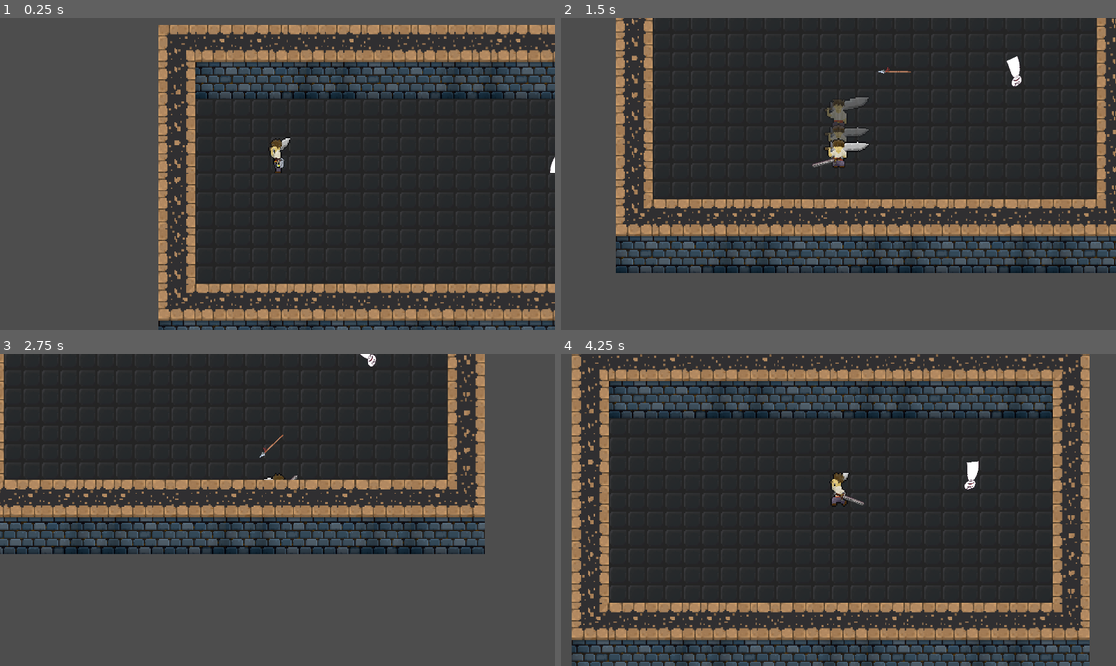
Above: before the commit, frames 1-4 (two rows, left to right).
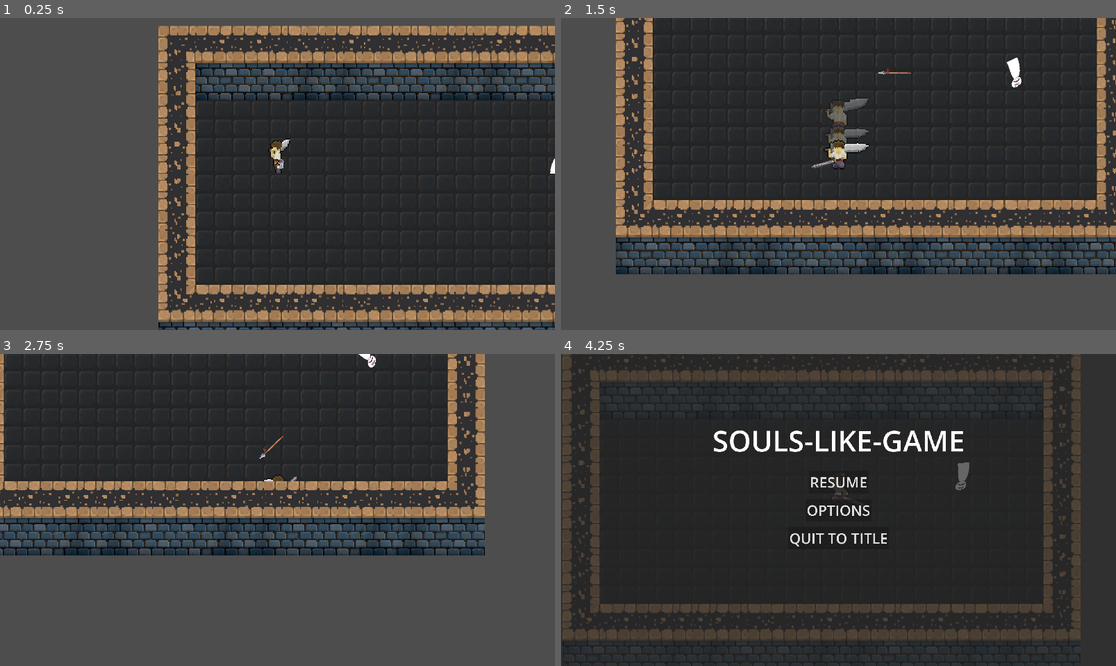
Above: after the commit, the same moments.

Repository: yeahright03/souls-like-game
Game: Godot game, scene res://scenes/game.tscn
Two runs of this game, one before a commit and one after it. Both use one fixed random seed, a clock stepped at 60 frames per second and the inputs below.
Inputs (mouse positions are in pixels of both pictures, inside the frame that each line leads up to):
- Up to frame 1 (0.25 s): no input
- Up to frame 2 (1.5 s): move the mouse to (960, 158) at 0.52 s; hold D (moveRight) 0.53-1.28 s; tap Q (weaponSwitch) at 0.6 s; move the mouse to (727, 189) at 1.27 s; hold S (moveDown) from 1.28 s (still down); tap Shift (moveDodge) at 1.35 s
- Up to frame 3 (2.75 s): tap Q (weaponSwitch) at 1.55, 2.3 s; move the mouse to (333, 441) at 2.02 s; release S (moveDown) at 2.03 s; hold D (moveRight) from 2.03 s (still down); click (333, 441) at 2.1 s
- Up to frame 4 (4.25 s): move the mouse to (810, 572) at 2.77 s; release D (moveRight) at 2.78 s; hold W (moveUp) 2.78-3.53 s; tap Q (weaponSwitch) at 2.85, 3.6 s; move the mouse to (1005, 556) at 3.52 s; hold A (moveLeft) from 3.53 s (still down); tap Escape (pause, bound only after the commit) at 4.15 s

The runs differ from the first frame. In frame 1, 7.6% of the frame differs, in the area x 28-100%, y 2-100%; in frame 2, 6.7%; in frame 3, 5.8%; in frame 4, 38%, in the area x 0-100%, y 0-100%.

Commit message:
added additional menus
finished main menu
added pause screen
added death screen

Diff:
--- a/project.godot
+++ b/project.godot
@@ -70,6 +70,11 @@
 "events": [Object(InputEventKey,"resource_local_to_scene":false,"resource_name":"","device":-1,"window_id":0,"alt_press …(192 unchanged characters)…
 ]
 }
+pause={
+"deadzone": 0.2,
+"events": [Object(InputEventKey,"resource_local_to_scene":false,"resource_name":"","device":-1,"window_id":0,"alt_pressed":false,"shift_pressed":false,"ctrl_pressed":false,"meta_pressed":false,"pressed":false,"keycode":0,"physical_keycode":4194305,"key_label":0,"unicode":0,"location":0,"echo":false,"script":null)
+]
+}
 
 [layer_names]
 
--- /dev/null
+++ b/scenes/deathScreen.tscn
@@ -0,0 +1,73 @@
+[gd_scene load_steps=3 format=3 uid="uid://b7a3s6l15lyoa"]
+
+[ext_resource type="Script" uid="uid://cm8xjhhf0umrt" path="res://scripts/deathScreen.gd" id="1_w4kr5"]
+[ext_resource type="Theme" uid="uid://fr7avvb72bgd" path="res://ui themes/pauseMenu.tres" id="2_d1fl2"]
+
+[node name="deathScreen" type="Control"]
+process_mode = 3
+layout_mode = 3
+anchors_preset = 15
+anchor_right = 1.0
+anchor_bottom = 1.0
+grow_horizontal = 2
+grow_vertical = 2
+script = ExtResource("1_w4kr5")
+
+[node name="ColorRect" type="ColorRect" parent="."]
+custom_minimum_size = Vector2(1920, 1080)
+layout_mode = 1
+anchors_preset = 15
+anchor_right = 1.0
+anchor_bottom = 1.0
+grow_horizontal = 2
+grow_vertical = 2
+color = Color(0, 0, 0, 0.596078)
+
+[node name="CenterContainer" type="CenterContainer" parent="."]
+layout_mode = 1
+anchors_preset = 15
+anchor_right = 1.0
+anchor_bottom = 1.0
+grow_horizontal = 2
+grow_vertical = 2
+
+[node name="VBoxContainer" type="VBoxContainer" parent="CenterContainer"]
+layout_mode = 2
+theme = ExtResource("2_d1fl2")
+
+[node name="repawn" type="Button" parent="CenterContainer/VBoxContainer"]
+layout_mode = 2
+size_flags_horizontal = 4
+size_flags_vertical = 6
+tooltip_text = "Press this to, you know.. resume the game."
+text = "RESPAWN"
+metadata/_edit_use_anchors_ = true
+
+[node name="quit" type="Button" parent="CenterContainer/VBoxContainer"]
+layout_mode = 2
+size_flags_horizontal = 4
+size_flags_vertical = 6
+tooltip_text = "Wow, is it that boring?"
+text = "QUIT TO TITLE
+"
+metadata/_edit_use_anchors_ = true
+
+[node name="CenterContainer2" type="CenterContainer" parent="."]
+layout_mode = 1
+anchors_preset = 15
+anchor_right = 1.0
+anchor_bottom = 1.0
+offset_bottom = -482.0
+grow_horizontal = 2
+grow_vertical = 2
+
+[node name="VBoxContainer" type="VBoxContainer" parent="CenterContainer2"]
+layout_mode = 2
+
+[node name="Label" type="Label" parent="CenterContainer2/VBoxContainer"]
+layout_mode = 2
+theme = ExtResource("2_d1fl2")
+text = "YOU DIED"
+
+[connection signal="pressed" from="CenterContainer/VBoxContainer/repawn" to="." method="_on_repawn_pressed"]
+[connection signal="pressed" from="CenterContainer/VBoxContainer/quit" to="." method="_on_quit_pressed"]
--- a/scenes/game.tscn
+++ b/scenes/game.tscn
@@ -1,8 +1,11 @@
-[gd_scene load_steps=6 format=4 uid="uid://c28hykosgx7lb"]
+[gd_scene load_steps=9 format=4 uid="uid://c28hykosgx7lb"]
 
+[ext_resource type="Script" uid="uid://clomcw67bw0t7" path="res://scripts/game.gd" id="1_lbhrr"]
 [ext_resource type="Texture2D" uid="uid://b4h5l6t5tfemn" path="res://textures/main_tileset_texture_a.png" id="1_yqjtg"]
 [ext_resource type="PackedScene" uid="uid://ckm8i43n1sbin" path="res://player/player.tscn" id="2_lnu2h"]
 [ext_resource type="PackedScene" uid="uid://w16dfs1sr6m6" path="res://scenes/generic_enemy.tscn" id="3_lnu2h"]
+[ext_resource type="PackedScene" uid="uid://dpm71c1c0vl0n" path="res://scenes/pauseMenu.tscn" id="4_lbhrr"]
+[ext_resource type="PackedScene" uid="uid://b7a3s6l15lyoa" path="res://scenes/deathScreen.tscn" id="5_p57ef"]
 
 [sub_resource type="TileSetAtlasSource" id="TileSetAtlasSource_lnu2h"]
 texture = ExtResource("1_yqjtg")
@@ -1141,6 +1144,7 @@
 sources/0 = SubResource("TileSetAtlasSource_lnu2h")
 
 [node name="game" type="Node2D"]
+script = ExtResource("1_lbhrr")
 
 [node name="TileMapLayer" type="TileMapLayer" parent="."]
 tile_map_data = PackedByteArray("AAAAAAcAAAANACUAAAD//wcAAAANACUAAAD//wYAAAAMAB4AAAAAAAYAAAANAB4AAAAAAAUAAAACAAIAAAAAAA …(7984 unchanged characters)…
@@ -1151,9 +1155,8 @@
 duplicateLifeTime = 0.1
 dodgeTransparency = 0.4
 
-[node name="Camera2D" type="Camera2D" parent="player"]
-position = Vector2(0, 1)
-zoom = Vector2(4, 4)
+[node name="RemoteTransform2D" type="RemoteTransform2D" parent="player"]
+remote_path = NodePath("../../Camera2D")
 
 [node name="TileMapLayer3" type="TileMapLayer" parent="."]
 z_index = 2
@@ -1162,3 +1165,22 @@
 
 [node name="generic enemy" parent="." instance=ExtResource("3_lnu2h")]
 position = Vector2(122, -13)
+
+[node name="Camera2D" type="Camera2D" parent="."]
+position = Vector2(-121, 0)
+zoom = Vector2(4, 4)
+
+[node name="pauseMenu" parent="Camera2D" instance=ExtResource("4_lbhrr")]
+visible = false
+z_index = 3
+anchors_preset = 8
+anchor_left = 0.5
+anchor_top = 0.5
+anchor_right = 0.5
+anchor_bottom = 0.5
+scale = Vector2(0.25, 0.25)
+
+[node name="deathScreen" parent="Camera2D" instance=ExtResource("5_p57ef")]
+visible = false
+z_index = 3
+scale = Vector2(0.25, 0.25)
--- a/scenes/mainMenu.tscn
+++ b/scenes/mainMenu.tscn
@@ -1,6 +1,6 @@
 [gd_scene load_steps=3 format=3 uid="uid://c3mdrqrijy754"]
 
-[ext_resource type="Script" uid="uid://dxnkwug1plk6e" path="res://scenes/mainMenu.gd" id="1_3d1i7"]
+[ext_resource type="Script" uid="uid://dxnkwug1plk6e" path="res://scripts/mainMenu.gd" id="1_3d1i7"]
 [ext_resource type="Texture2D" uid="uid://db50u7qhouta0" path="res://textures/temporary-main-menu.jpg" id="1_qkhwq"]
 
 [node name="mainMenu" type="Node2D"]
--- /dev/null
+++ b/scenes/pauseMenu.tscn
@@ -0,0 +1,81 @@
+[gd_scene load_steps=3 format=3 uid="uid://dpm71c1c0vl0n"]
+
+[ext_resource type="Script" uid="uid://b02uqd2b1kovv" path="res://scripts/pauseMenu.gd" id="1_qeqa7"]
+[ext_resource type="Theme" uid="uid://fr7avvb72bgd" path="res://ui themes/pauseMenu.tres" id="2_r5qvj"]
+
+[node name="pauseMenu" type="Control"]
+process_mode = 3
+layout_mode = 3
+anchors_preset = 15
+anchor_right = 1.0
+anchor_bottom = 1.0
+grow_horizontal = 2
+grow_vertical = 2
+script = ExtResource("1_qeqa7")
+
+[node name="ColorRect" type="ColorRect" parent="."]
+custom_minimum_size = Vector2(1920, 1080)
+layout_mode = 1
+anchors_preset = 15
+anchor_right = 1.0
+anchor_bottom = 1.0
+grow_horizontal = 2
+grow_vertical = 2
+color = Color(0.140447, 0.140447, 0.140447, 0.698039)
+
+[node name="CenterContainer" type="CenterContainer" parent="."]
+layout_mode = 1
+anchors_preset = 15
+anchor_right = 1.0
+anchor_bottom = 1.0
+grow_horizontal = 2
+grow_vertical = 2
+
+[node name="VBoxContainer" type="VBoxContainer" parent="CenterContainer"]
+layout_mode = 2
+theme = ExtResource("2_r5qvj")
+
+[node name="resume" type="Button" parent="CenterContainer/VBoxContainer"]
+layout_mode = 2
+size_flags_horizontal = 4
+size_flags_vertical = 6
+tooltip_text = "Press this to, you know.. resume the game."
+text = "RESUME"
+metadata/_edit_use_anchors_ = true
+
+[node name="options" type="Button" parent="CenterContainer/VBoxContainer"]
+layout_mode = 2
+size_flags_horizontal = 4
+size_flags_vertical = 6
+tooltip_text = "You're stuck with default, sorry (not sorry)."
+text = "OPTIONS"
+metadata/_edit_use_anchors_ = true
+
+[node name="quit" type="Button" parent="CenterContainer/VBoxContainer"]
+layout_mode = 2
+size_flags_horizontal = 4
+size_flags_vertical = 6
+tooltip_text = "Wow, is it that boring?"
+text = "QUIT TO TITLE
+"
+metadata/_edit_use_anchors_ = true
+
+[node name="CenterContainer2" type="CenterContainer" parent="."]
+layout_mode = 1
+anchors_preset = 15
+anchor_right = 1.0
+anchor_bottom = 1.0
+offset_bottom = -482.0
+grow_horizontal = 2
+grow_vertical = 2
+
+[node name="VBoxContainer" type="VBoxContainer" parent="CenterContainer2"]
+layout_mode = 2
+
+[node name="Label" type="Label" parent="CenterContainer2/VBoxContainer"]
+layout_mode = 2
+theme = ExtResource("2_r5qvj")
+text = "SOULS-LIKE-GAME"
+
+[connection signal="pressed" from="CenterContainer/VBoxContainer/resume" to="." method="_on_resume_pressed"]
+[connection signal="pressed" from="CenterContainer/VBoxContainer/quit" to="." method="_on_quit_pressed"]
--- /dev/null
+++ b/scripts/deathScreen.gd
@@ -0,0 +1,18 @@
+extends Control
+
+var paused : bool = false
+
+func _process(_delta: float) -> void:
+	if game.playerHP <= 0:
+		show()
+
+func _on_repawn_pressed() -> void:
+	hide()
+	game.playerHP = 3
+	get_tree().change_scene_to_file("res://scenes/game.tscn")
+
+func _on_quit_pressed() -> void:
+	hide()
+	get_tree().paused = false
+	paused = false
+	get_tree().change_scene_to_file("res://scenes/mainMenu.tscn")
--- /dev/null
+++ b/scripts/game.gd
@@ -0,0 +1,19 @@
+extends Node2D
+
+@onready var pauseMenuNode = $pauseMenu
+#var paused : bool = false
+#
+#func _process(delta: float) -> void:
+#    if Input.is_action_just_pressed("pause"):
+#        pauseMenu()
+#
+#
+#func pauseMenu():
+#    if paused:
+#        pauseMenuNode.hide()
+#        get_tree().paused = false
+#    else:
+#        pauseMenuNode.show()
+#        get_tree().paused = true
+#
+#    paused = !paused
--- a/scenes/mainMenu.gd
+++ b/scripts/mainMenu.gd
@@ -8,3 +8,4 @@
 
 func _on_play_pressed() -> void:
 	get_tree().change_scene_to_file("res://scenes/game.tscn")
+	game.playerHP = 3
--- /dev/null
+++ b/scripts/pauseMenu.gd
@@ -0,0 +1,28 @@
+extends Control
+
+var paused : bool = false
+
+func _process(_delta: float) -> void:
+	if Input.is_action_just_pressed("pause"):
+		pauseMenu()
+
+func pauseMenu():
+	if paused:
+		hide()
+		get_tree().paused = false
+	else:
+		show()
+		get_tree().paused = true
+
+	paused = !paused
+
+func _on_resume_pressed() -> void:
+	hide()
+	get_tree().paused = false
+	paused = false
+
+func _on_quit_pressed() -> void:
+	hide()
+	get_tree().paused = false
+	paused = false
+	get_tree().change_scene_to_file("res://scenes/mainMenu.tscn")
--- a/scripts/player.gd
+++ b/scripts/player.gd
@@ -36,7 +36,7 @@
 
 func _ready():
 	# sets sword default behaviour
-	sword.visible = false
+	sword.hide()
 	sword.set_process(false)
 
 func _physics_process(delta):
@@ -48,16 +48,16 @@
 	if Input.is_action_just_pressed("weaponSwitch"):
 		if currentWeaponState == weaponState.melee:
 			print("switching to ranged!")
-			gun.visible = true
+			gun.show()
 			gun.set_process(true)
-			sword.visible = false
+			sword.hide()
 			sword.set_process(false)
 			currentWeaponState = weaponState.ranged
 		elif currentWeaponState == weaponState.ranged:
 			print("switching to melee!")
-			gun.visible = false
+			gun.hide()
 			gun.set_process(false)
-			sword.visible = true
+			sword.show()
 			sword.set_process(true)
 			currentWeaponState = weaponState.melee
 
@@ -71,9 +71,7 @@
 		game.deflectedProjectiles = 0
 
 	if game.playerHP == 0:
-		#queue_free()
-		#get_tree().change_scene_to_file("res://scenes/game.tscn")
-		pass
+		queue_free()
 
 func move(delta):
 	# takes input to move
--- /dev/null
+++ b/ui themes/pauseMenu.tres
@@ -0,0 +1,6 @@
+[gd_resource type="Theme" format=3 uid="uid://fr7avvb72bgd"]
+
+[resource]
+Button/font_sizes/font_size = 50
+Label/font_sizes/font_size = 100
+VBoxContainer/constants/separation = 20
Not shown, added: scripts/deathScreen.gd.uid
Not shown, added: scripts/game.gd.uid
Renamed: scenes/mainMenu.gd.uid -> scripts/mainMenu.gd.uid
Not shown, added: scripts/pauseMenu.gd.uid
